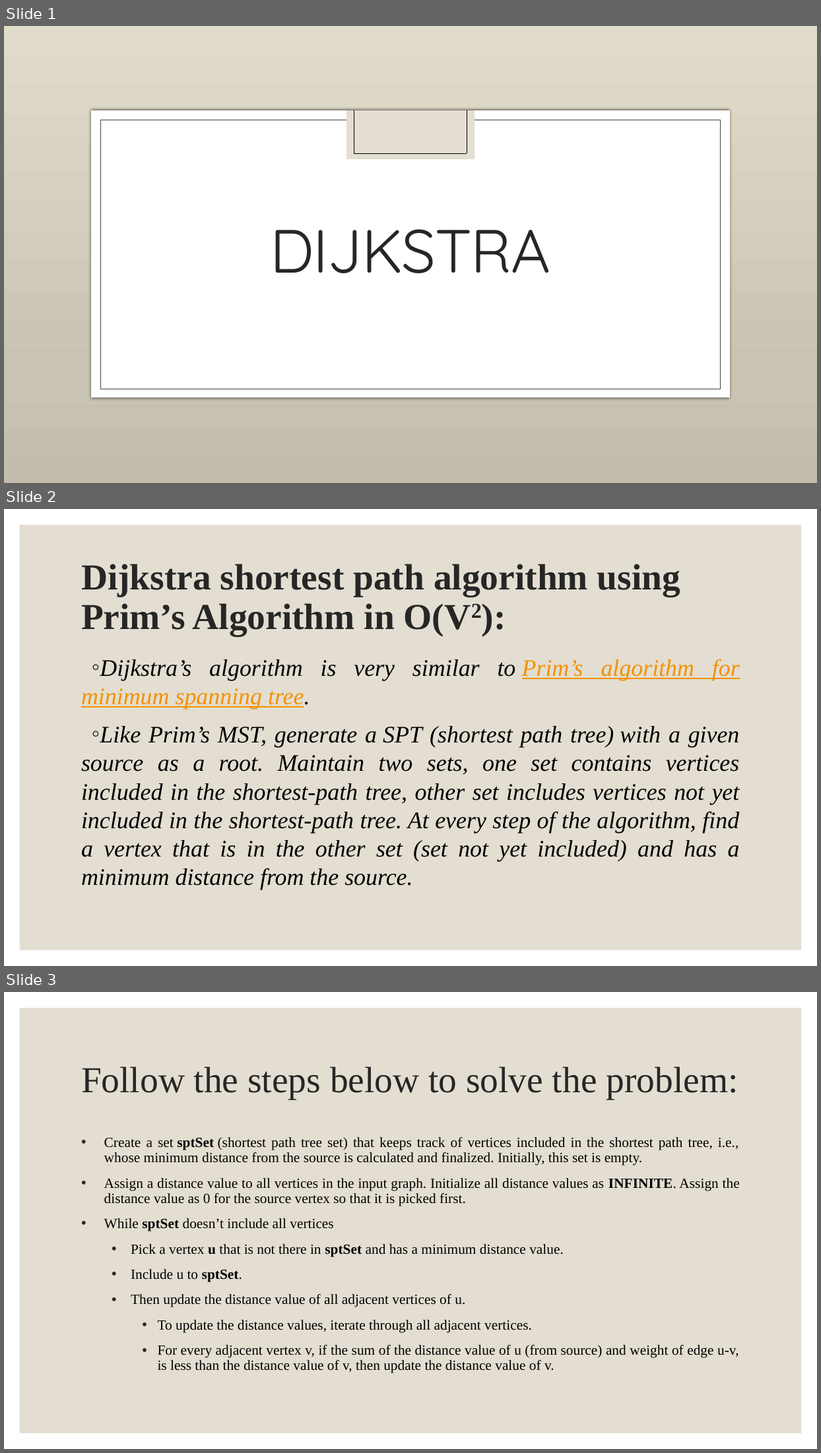
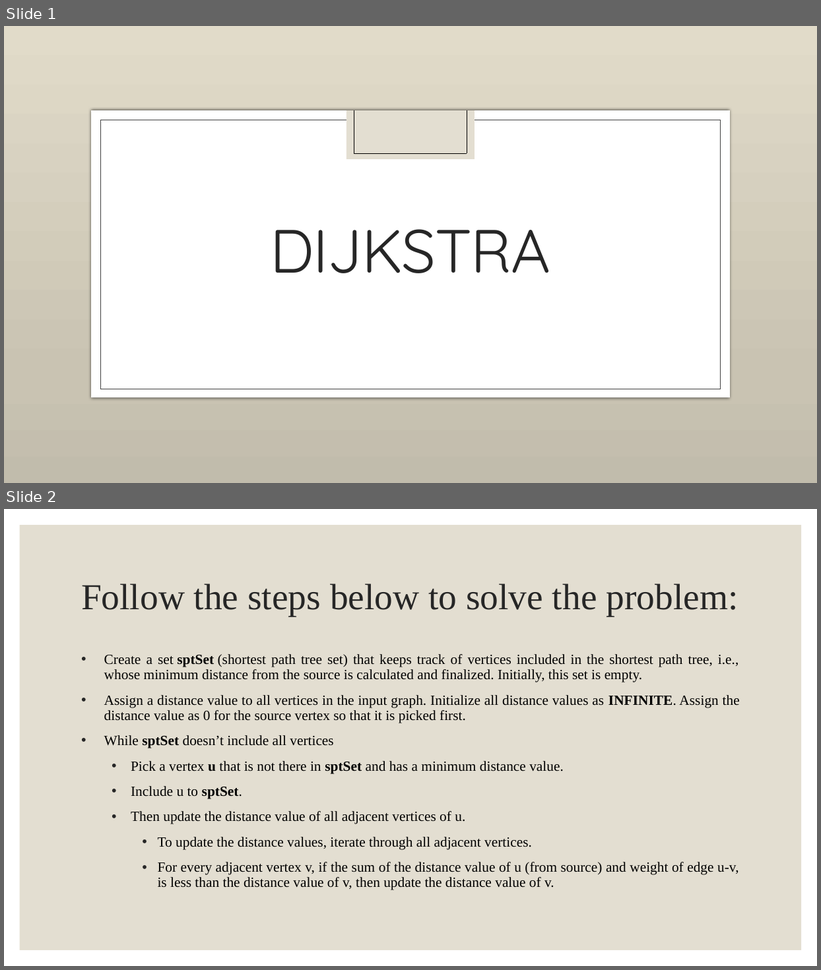
Before and after one commit to AnasMations/StudySync, a slide deck: mariam/Dijkstra.pptx. Shown one above the other, each under a label of ours: slides 1, 2 and 3 before the commit, slides 1 and 2 after it. The pictures are 821x1453 and 821x970 pixels, drawn with LibreOffice and Linux fonts; fonts in the diff are those of the drawing; background and template pictures are left out. Boxes give left, top, right and bottom in pixels: in the first picture for what was removed or moved away, otherwise in the second. Text is boxed around its words. In the diff, an @@ line names an element or a change of style, - is before the commit and + after.

```diff
--- a/mariam/Dijkstra.pptx
+++ b/mariam/Dijkstra.pptx
@@ slide 2 removed at (4, 509, 817, 966), background #FFFFFF; not listed: 1 template element that a slide beside it also shows @@
@@ title removed at (81, 564, 680, 636) @@
-Dijkstra shortest path algorithm using Prim’s Algorithm in O(V2):
@@ text removed at (81, 659, 740, 890) @@
-◦ Dijkstra’s algorithm is very similar to Prim’s algorithm for minimum spanning tree.
-◦ Like Prim’s MST, generate a SPT (shortest path tree) with a given source as a root. Maintain two sets, one set contains vertices included in the shortest-path tree, other set includes vertices not yet included in the shortest-path tree. At every step of the algorithm, find a vertex that is in the other set (set not yet included) and has a minimum distance from the source.
@@ what was slide 3 is now slide 2 @@
```
Also in this commit, not shown: 7 other files.
